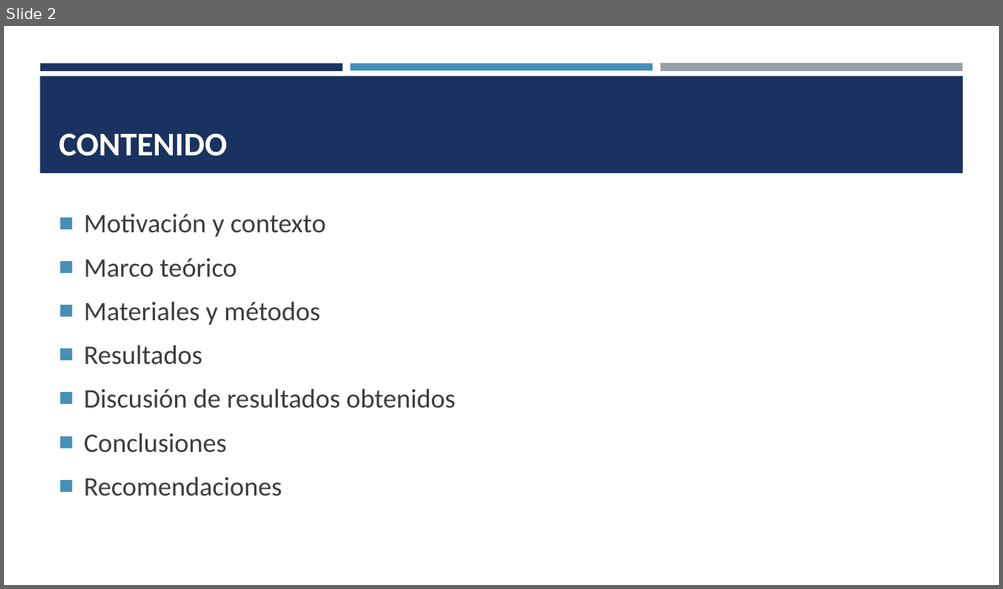
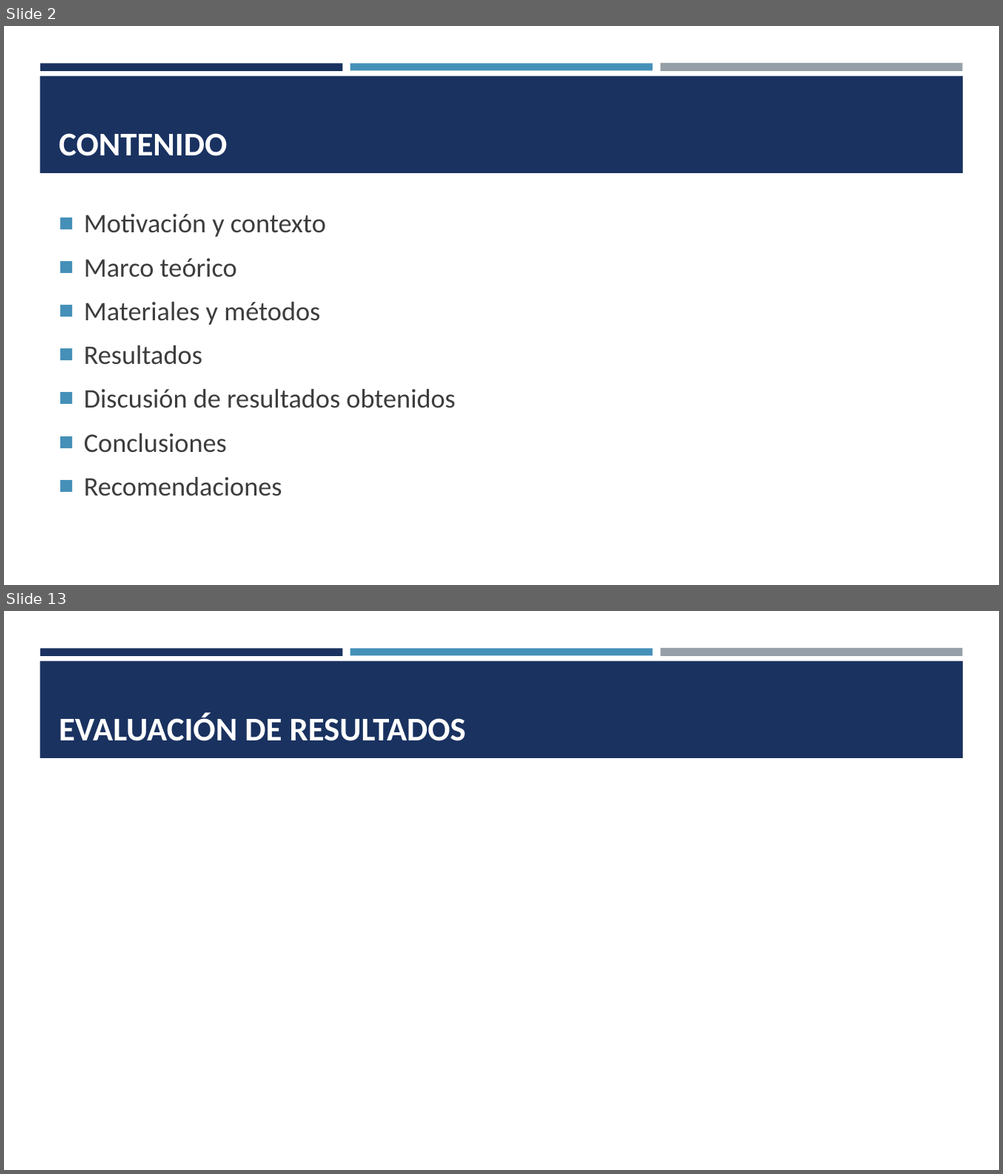
Before and after one commit to jfnando3030/Maestria-de-Sofware, a slide deck: Tesis/Diapositivas tesis.pptx. Shown one above the other, each under a label of ours: slide 2 before the commit, slides 2 and 13 after it; the slides between them are not shown. The pictures are 1003x589 and 1003x1174 pixels, drawn with LibreOffice and Linux fonts; fonts in the diff are those of the drawing. Boxes give left, top, right and bottom in pixels: in the first picture for what was removed or moved away, otherwise in the second. Text is boxed around its words. In the diff, an @@ line names an element or a change of style, - is before the commit and + after.

```diff
--- a/Tesis/Diapositivas tesis.pptx
+++ b/Tesis/Diapositivas tesis.pptx
@@ slide 13 added at (4,611,999,1170), background #FFFFFF; not listed: 4 template elements that a slide beside it also shows @@
@@ title added at (59,712,466,741), 32 pt, text #FFFFFF, bold @@
+EVALUACIÓN DE RESULTADOS
```
Also in this commit, not shown: 6 slides changed, 6 other slides added, 2 other files.
